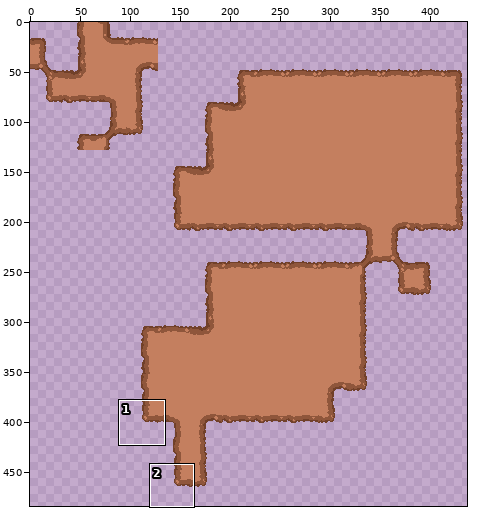
Two versions of one pixel-art file, assets/art/bgs/bg_01_master.aseprite. The picture above shows the old version from afar; the outline marks the close-up.
Close-up. Old version:
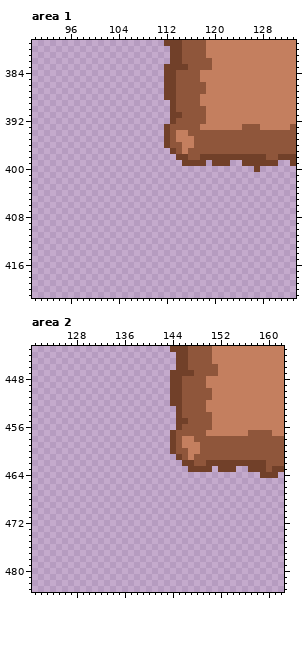
512x512 pixels, 1 frame. Shown: area 1: x 90..133, y 379..421; area 2: x 121..162, y 443..483. The wide view leaves out empty margins. The commit also changed other parts of the picture, which this record leaves out.
Once edited:
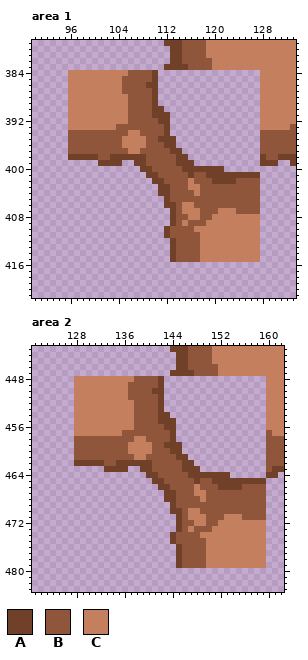
Palette (. is transparent): A #714029  B #8f563b  C #c47f5f
Change:
Changed rows in their new state; - is an unchanged pixel.
Area 1:
first column x 96:
384 CCCCCCCCCCBBBBA-................
385 CCCCCCCCCBBBBBA-................
386 CCCCCCCCCBBBBAA-................
387 CCCCCCCCCBBBBBA-................
388 CCCCCCCCCCBBBBA-................
389 CCCCCCCCCCBBBBA--...............
390 CCCCCCCCCCBBBBAA-...............
391 CCCCCCCCCCBBBBAAA...............
392 CCCCCCCCCCBBBBBAA...............
393 CCCCCCCCBBBBBBBB-...............
394 BBBBBBBBBBCCBBBB-...............
395 BBBBBBBBBCCCCBBA-A..............
396 BBBBBBBBBCCCCBBB-A..............
397 BBBBBBBBBBCCBBBBB-A.............
398 AAAAABBAAAAAABBBBB--............
399 -----AAAA--AABBBBBA--..-...--...
400 ------------AABBBBBAAAAAAA-----.
401 -------------AABBBBBABBAAAAAAAAA
402 --------------AABBBBCBBBAAAABBBB
403 ---------------AABBBCCBBBBBBBBBB
404 ---------------AABBBBCBBBBBBBBBB
405 ----------------ABBBBBBBBBBBBBBB
406 ----------------AABCCBBBBBBBBBBB
407 -----------------ABCCCBBBCCCBBBB
408 -----------------ABBCCBBCCCCCCCC
409 -----------------ABCBBBCCCCCCCCC
410 ----------------ABBBBCCCCCCCCCCC
411 ----------------ABBBBBCCCCCCCCCC
412 -----------------ABBBBCCCCCCCCCC
413 -----------------ABBBBCCCCCCCCCC
414 -----------------ABBBBCCCCCCCCCC
415 -----------------ABBBBCCCCCCCCCC
Area 2:
first column x 128:
448 CCCCCCCCCCBBBBA-................
449 CCCCCCCCCBBBBBA-................
450 CCCCCCCCCBBBBAA-................
451 CCCCCCCCCBBBBBA-................
452 CCCCCCCCCCBBBBA-................
453 CCCCCCCCCCBBBBA--...............
454 CCCCCCCCCCBBBBAA-...............
455 CCCCCCCCCCBBBBAAA...............
456 CCCCCCCCCCBBBBBAA...............
457 CCCCCCCCBBBBBBBB-...............
458 BBBBBBBBBBCCBBBB-...............
459 BBBBBBBBBCCCCBBA-A..............
460 BBBBBBBBBCCCCBBB-A..............
461 BBBBBBBBBBCCBBBBB-A.............
462 AAAAABBAAAAAABBBBB--............
463 -----AAAA--AABBBBBA--..-...--...
464 ------------AABBBBBAAAAAAA-----.
465 -------------AABBBBBABBAAAAAAAAA
466 --------------AABBBBCBBBAAAABBBB
467 ---------------AABBBCCBBBBBBBBBB
468 ---------------AABBBBCBBBBBBBBBB
469 ----------------ABBBBBBBBBBBBBBB
470 ----------------AABCCBBBBBBBBBBB
471 -----------------ABCCCBBBCCCBBBB
472 -----------------ABBCCBBCCCCCCCC
473 -----------------ABCBBBCCCCCCCCC
474 ----------------ABBBBCCCCCCCCCCC
475 ----------------ABBBBBCCCCCCCCCC
476 -----------------ABBBBCCCCCCCCCC
477 -----------------ABBBBCCCCCCCCCC
478 -----------------ABBBBCCCCCCCCCC
479 -----------------ABBBBCCCCCCCCCC
Changed places in both close-ups, as pixel boxes (x1, y1, x2, y2):
changed: (68, 70, 260, 262)
changed: (74, 376, 266, 568)
